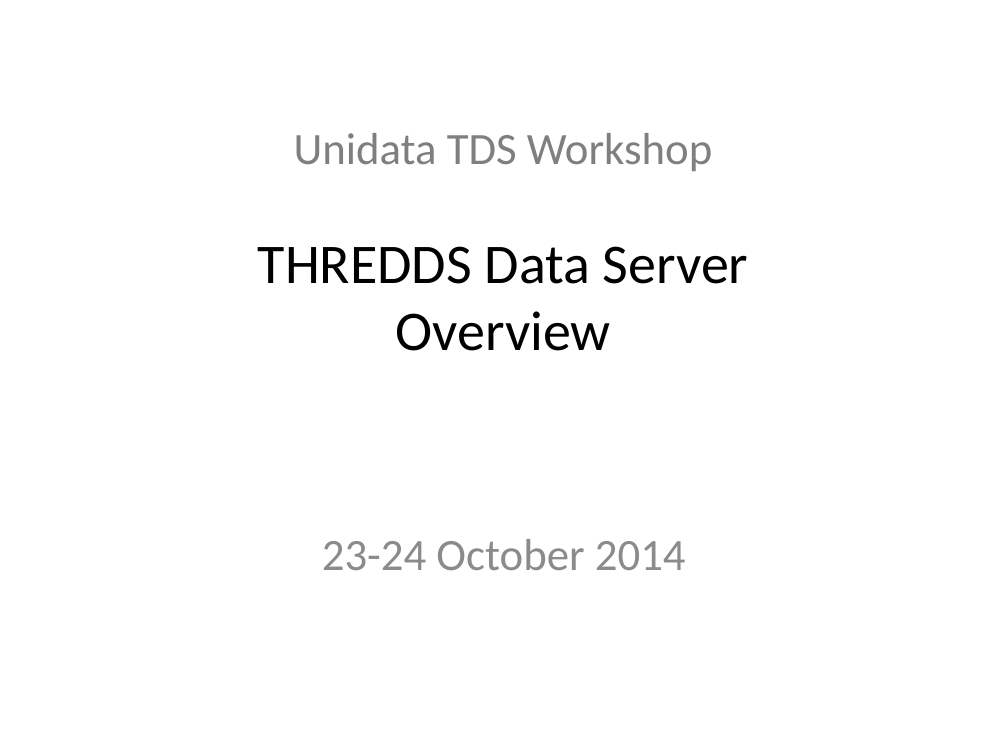
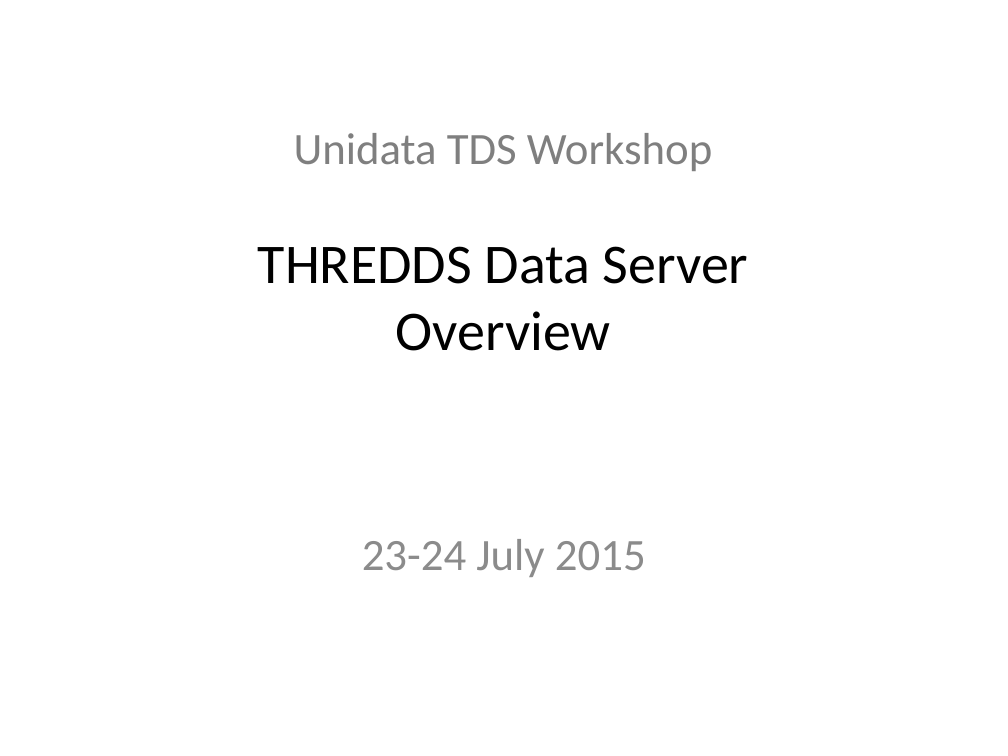
Before and after one commit to Unidata/thredds, a slide deck: slide 1 of docs/website/tds/tutorial/TDSOverview.pptx. Drawn at 1008x756 pixels with LibreOffice and Linux fonts; fonts in the diff are those of the drawing; background and template pictures are left out. Boxes give left, top, right and bottom in pixels: in the first picture for what was removed or moved away, otherwise in the second. Text is boxed around its words. In the diff, an @@ line names an element or a change of style, - is before the commit and + after.

Commit message:
Update TDS overview slides for workshop.

```diff
--- a/docs/website/tds/tutorial/TDSOverview.pptx
+++ b/docs/website/tds/tutorial/TDSOverview.pptx
@@ subtitle at [362, 539, 646, 577]: text changed @@
-23-24 October 2014
+23-24 July 2015
```
Also in this commit, not shown: 1 other slide changed, 1 slide added, 1 other file.
